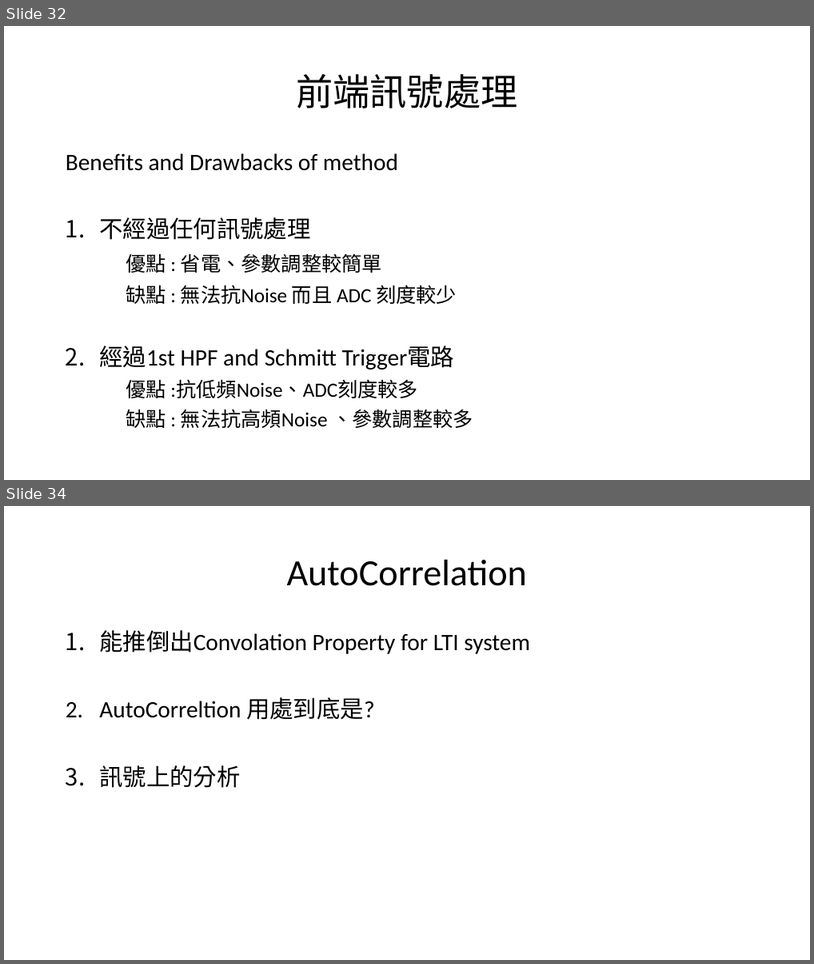
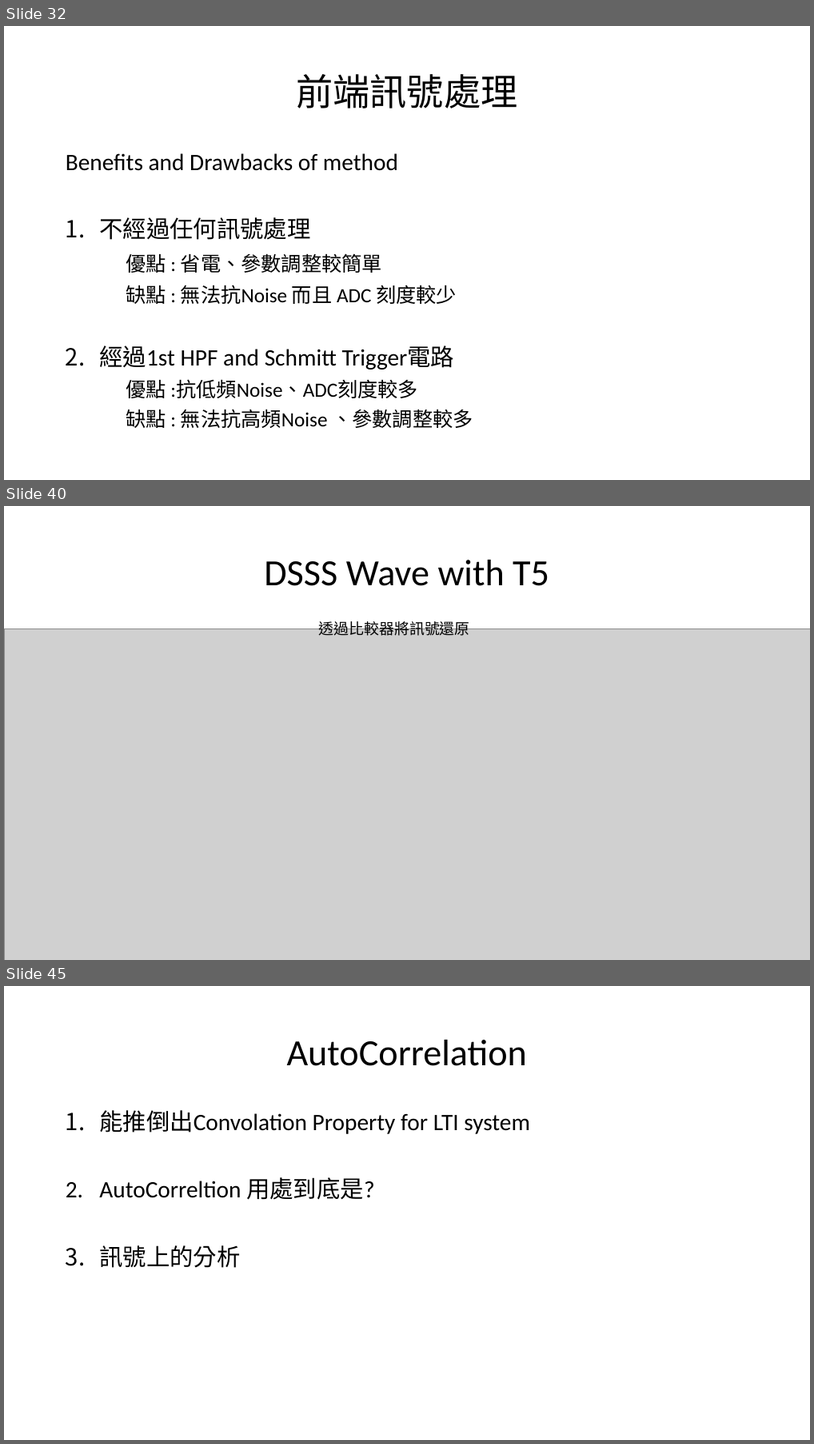
Before and after one commit to a0910281835/Summrary_PDF, a slide deck: Project_Summary_pdf/Project_Summary.pptx. Shown one above the other, each under a label of ours: slides 32 and 34 before the commit, slides 32, 40 and 45 after it; the slides between them are not shown. The pictures are 814x964 and 814x1444 pixels, drawn with LibreOffice and Linux fonts; fonts in the diff are those of the drawing; grey boxes stand for pictures. Boxes give left, top, right and bottom in pixels: in the first picture for what was removed or moved away, otherwise in the second. Text is boxed around its words. In the diff, an @@ line names an element or a change of style, - is before the commit and + after.

```diff
--- a/Project_Summary_pdf/Project_Summary.pptx
+++ b/Project_Summary_pdf/Project_Summary.pptx
@@ slide 40 added at <box>4,506,810,960</box>, background #FFFFFF @@
@@ title added at <box>264,560,550,586</box>, 44 pt, text #000000 @@
+DSSS Wave with T5
@@ text added at <box>319,619,470,636</box>, 18 pt, text #000000 @@
+透過比較器將訊號還原
@@ picture added at <box>4,629,810,960</box> @@
@@ what was slide 34 is now slide 45 @@
```
Also in this commit, not shown: 3 slides changed, 10 other slides added.
